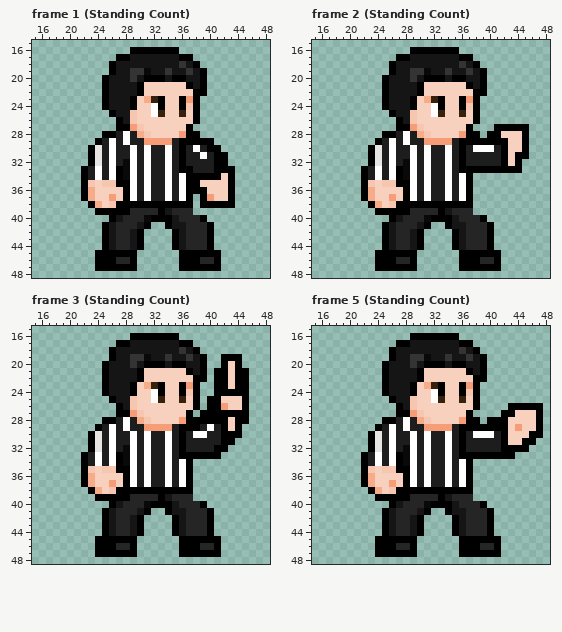
One commit to this pixel-art file: artifacts/referee-signals/Standing_Count.aseprite. The picture above is the old version.
64x64 pixels, 7 frames. Colours within 5 levels of each other are drawn and written as one. Shown: frame 1 (Standing Count): x 15..48, y 15..48; frame 2 (Standing Count): x 15..48, y 15..48; frame 3 (Standing Count): x 15..48, y 15..48; frame 5 (Standing Count): x 15..48, y 15..48. The commit also changed other frames, which this record leaves out.
The result:
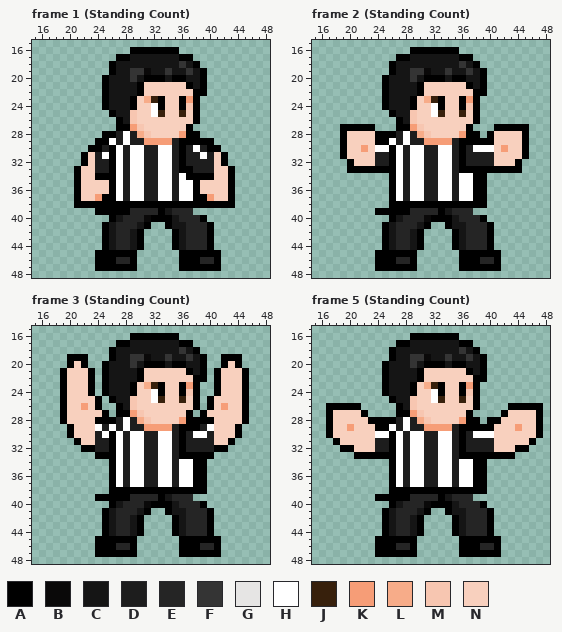
Palette (. is transparent): A #000000  B #0a0909  C #151515  D #1d1d1d  E #252525  F #343434  G #e6e5e4  H #ffffff  J #37200c  K #f69d77  L #f7ac89  M #f7c6b1  N #f8d0be
What changed:
layer "Far_Arm" added
layer "Far_Sleeve" added
Frame 1 (Standing Count):
y 29: x 25 D -> A
y 30: x 24 G -> A; x 26..27 HD -> AH; x 30..31 DH -> HD; x 33 D -> H
y 31: x 22..27 .AGDHD -> ANDHAH; x 30..31 DH -> HD; x 33 D -> H; x 41 A -> N
y 32: x 22..24 .AG -> AND; x 26..28 HDB -> AHD; x 30..31 DH -> HD; x 33 D -> H; x 41 A -> N
y 33: x 21..24 .ADH -> ANND; x 26..28 HAB -> AHD; x 30..31 DH -> HD; x 33 D -> H; x 41..42 AA -> NN
y 34: x 21..28 .ADHDHAB -> ANNAAAHD; x 30..31 DH -> HD; x 33 D -> H; x 41 A -> N
y 35: x 21..23 .AM -> ANN; x 25..28 MMAA -> NAHD; x 30..31 DH -> HD; x 33 D -> H; x 37 A -> H
y 36: x 21..23 .AL -> ANN; x 26..28 NNA -> AHD; x 30..31 DH -> HD; x 33 D -> H; x 37 A -> H; x 39 A -> N
y 37: x 21..28 .ALNNKNA -> ANNKAAHD; x 30..31 DH -> HD; x 33 D -> H; x 37..38 A. -> HA
y 38: x 21..22 .. -> AA; x 24..26 LNM -> AAA; x 38 . -> A
Frame 2 (Standing Count):
y 27: x 19..23 ..... -> AAAAA
y 28: x 19..24 ...... -> ANNNNA; x 41 A -> N
y 29: x 19..23 ..... -> ANNNN; x 25 D -> A; x 41..42 AA -> NN
y 30: x 19..27 ....AGDHD -> ANNKNHHAH; x 30..31 DH -> HD; x 33 D -> H; x 41..42 DA -> NK
y 31: x 19..24 ....AG -> ANNNND; x 26..27 HD -> AH; x 30..31 DH -> HD; x 33 D -> H; x 41..42 DA -> NN; x 44 A -> N
y 32: x 20..24 ...AG -> ANNND; x 26..28 HDB -> AHD; x 30..31 DH -> HD; x 33 D -> H; x 41..42 DA -> NN
y 33: x 20..21 .. -> AA; x 23..28 DHDHAB -> AAAAHD; x 30..31 DH -> HD; x 33 D -> H
y 34: x 22..28 ADHDHAB -> ....AHD; x 30..31 DH -> HD; x 33 D -> H; x 37..39 A.. -> HAA
y 35: x 22..28 AMNMMAA -> ....AHD; x 30..31 DH -> HD; x 33 D -> H; x 37..39 A.. -> HAA
y 36: x 22..28 ALNNNNA -> ....AHD; x 30..31 DH -> HD; x 33 D -> H; x 37..39 A.. -> HAA
y 37: x 22..28 ALNNKNA -> ....AHD; x 30..31 DH -> HD; x 33 D -> H; x 37..39 A.. -> HAA
y 38: x 23..26 ALNM -> ...A; x 38..39 .. -> AA
Frame 3 (Standing Count):
y 19: x 20..22 ... -> AAA
y 20: x 20..22 ... -> ANA
y 21..23: x 19..23 ..... -> ANNNA; x 42 A -> N; x 44 A -> N
y 24: x 19..23 ..... -> ANNNA; x 42..44 AAA -> NNN
y 25: x 19..24 ...... -> ANNNNA; x 41 A -> N
y 26: x 19..24 ...... -> ANNKNA; x 41 A -> N
y 27: x 19..25 ....... -> ANNNNNA; x 40..44 AAAAA -> NNNNN
y 28: x 19..24 ...... -> ANNNNA; x 41..42 AA -> NN; x 44 A -> N
y 29: x 20..24 ....A -> ANNNH; x 41..42 DA -> NN
y 30: x 20..27 ...AGDHD -> ANNNDHAH; x 30..31 DH -> HD; x 33 D -> H; x 41..43 DAA -> NNN
y 31: x 21..24 ..AG -> ANND; x 26..27 HD -> AH; x 30..31 DH -> HD; x 33 D -> H; x 41..42 DA -> NN
y 32: x 22 . -> A; x 24 G -> D; x 26..28 HDB -> AHD; x 30..31 DH -> HD; x 33 D -> H
y 33: x 22..28 ADHDHAB -> ..AAAHD; x 30..31 DH -> HD; x 33 D -> H; x 41 A -> .
y 34: x 22..28 ADHDHAB -> ....AHD; x 30..31 DH -> HD; x 33 D -> H; x 37..39 A.. -> HAA
y 35: x 22..28 AMNMMAA -> ....AHD; x 30..31 DH -> HD; x 33 D -> H; x 37..39 A.. -> HAA
y 36: x 22..28 ALNNNNA -> ....AHD; x 30..31 DH -> HD; x 33 D -> H; x 37..39 A.. -> HAA
y 37: x 22..28 ALNNKNA -> ....AHD; x 30..31 DH -> HD; x 33 D -> H; x 37..39 A.. -> HAA
y 38: x 23..26 ALNM -> ...A; x 38..39 .. -> AA
Frame 5 (Standing Count):
y 26: x 17..21 ..... -> AAAAA
y 27: x 17..22 ...... -> ANNNNA; x 43 A -> N
y 28: x 17..24 ........ -> ANNNNNAA; x 42 A -> N
y 29: x 17..23 ....... -> ANNKNNN; x 25 D -> A; x 41..42 AA -> NN
y 30: x 17..27 ......AGDHD -> ANNNNNNHHAH; x 30..31 DH -> HD; x 33 D -> H; x 41..42 DA -> NN; x 46 A -> N
y 31: x 18..24 .....AG -> ANNNNND; x 26..27 HD -> AH; x 30..31 DH -> HD; x 33 D -> H; x 41..42 DA -> NN; x 45 A -> N
y 32: x 19..24 ....AG -> AANNND; x 26..28 HDB -> AHD; x 30..31 DH -> HD; x 33 D -> H; x 41..43 DAA -> NNN
y 33: x 21 . -> A; x 23..28 DHDHAB -> AAAAHD; x 30..31 DH -> HD; x 33 D -> H
y 34: x 22..28 ADHDHAB -> ....AHD; x 30..31 DH -> HD; x 33 D -> H; x 37..39 A.. -> HAA
y 35: x 22..28 AMNMMAA -> ....AHD; x 30..31 DH -> HD; x 33 D -> H; x 37..39 A.. -> HAA
y 36: x 22..28 ALNNNNA -> ....AHD; x 30..31 DH -> HD; x 33 D -> H; x 37..39 A.. -> HAA
y 37: x 22..28 ALNNKNA -> ....AHD; x 30..31 DH -> HD; x 33 D -> H; x 37..39 A.. -> HAA
y 38: x 23..26 ALNM -> ...A; x 38..39 .. -> AA
Where, in picture pixels (left, top, right, bottom), the same in both pictures:
changed: (74, 138, 228, 208)
changed: (340, 124, 522, 208)
changed: (60, 354, 242, 494)
changed: (326, 403, 536, 494)
